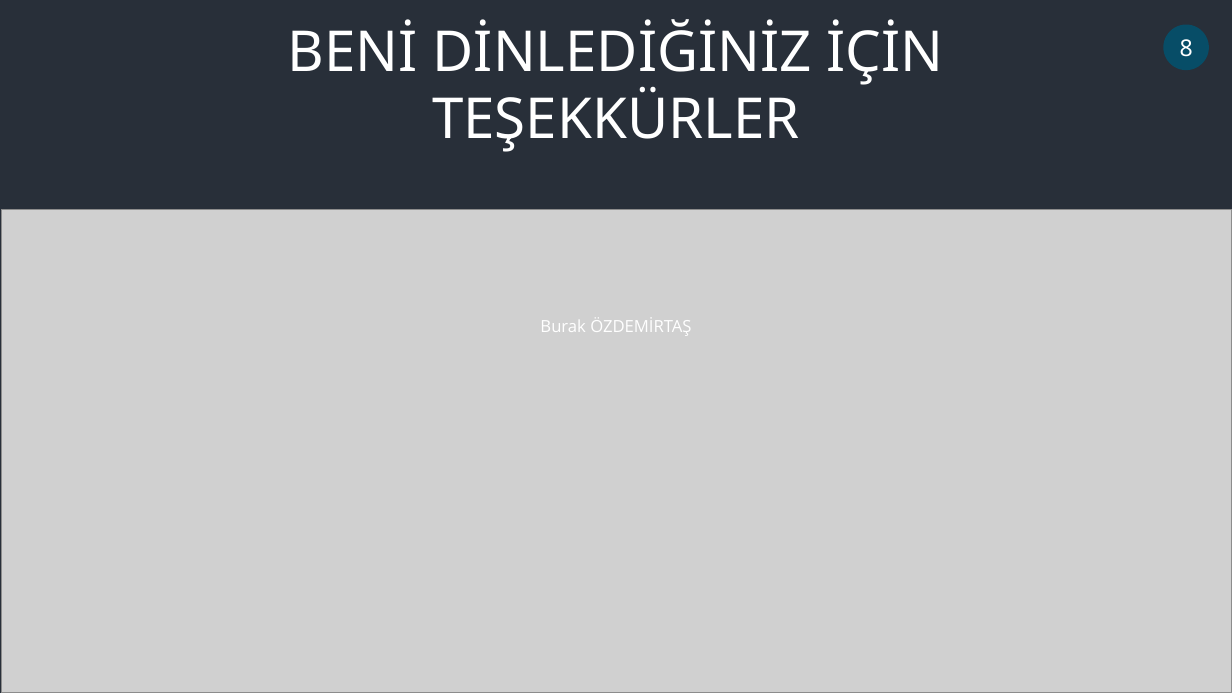
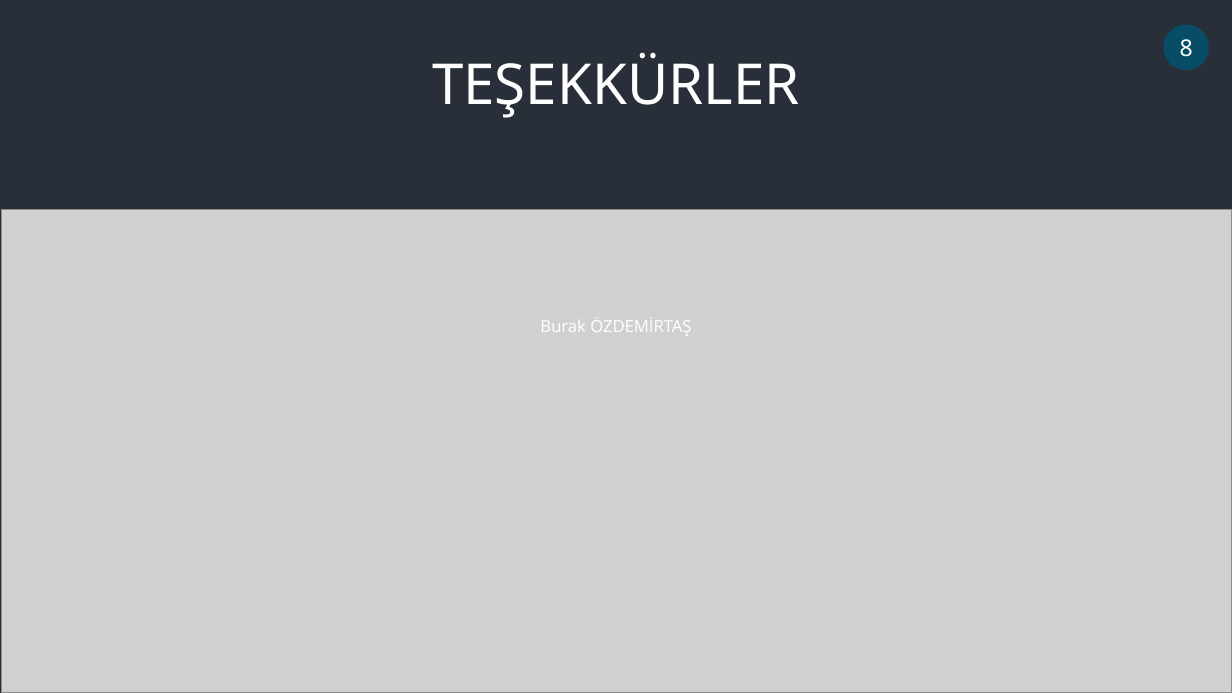
Before and after one commit to burakozdemirtas/EyeMouseController, a slide deck: slide 8 of eyeMouthMouseController.pptx. Drawn at 1232x693 pixels with LibreOffice and Linux fonts; fonts in the diff are those of the drawing; grey boxes stand for pictures. Boxes give left, top, right and bottom in pixels: in the first picture for what was removed or moved away, otherwise in the second. Text is boxed around its words. In the diff, an @@ line names an element or a change of style, - is before the commit and + after.

```diff
--- a/eyeMouthMouseController.pptx
+++ b/eyeMouthMouseController.pptx
@@ text at (x1=432, y1=52, x2=800, y2=118): text changed @@
-BENİ DİNLEDİĞİNİZ İÇİN TEŞEKKÜRLER
+TEŞEKKÜRLER
```
